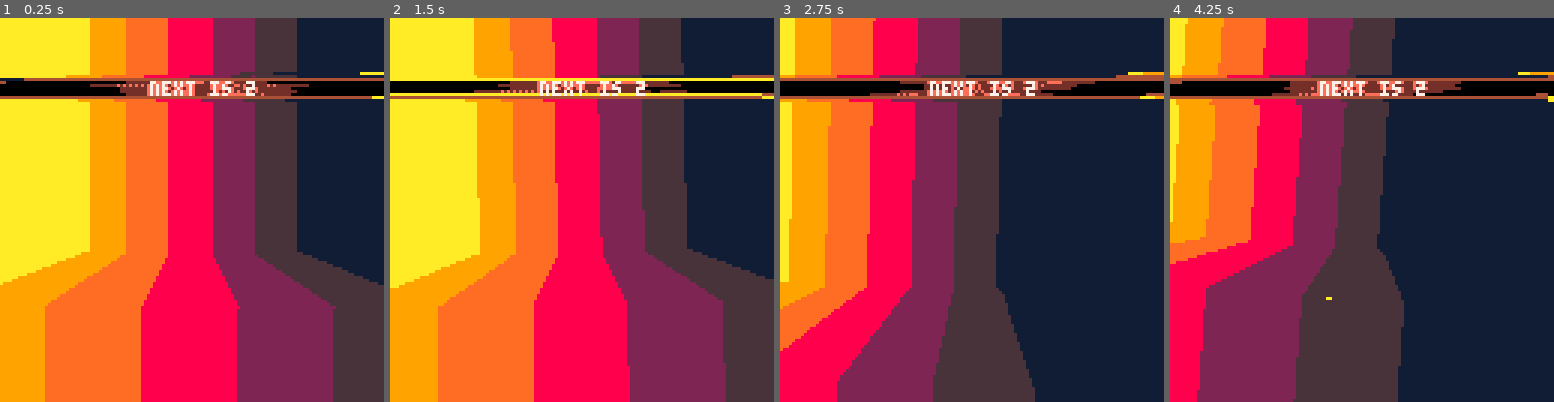
Above: before the commit, frames 1-4 (left to right).
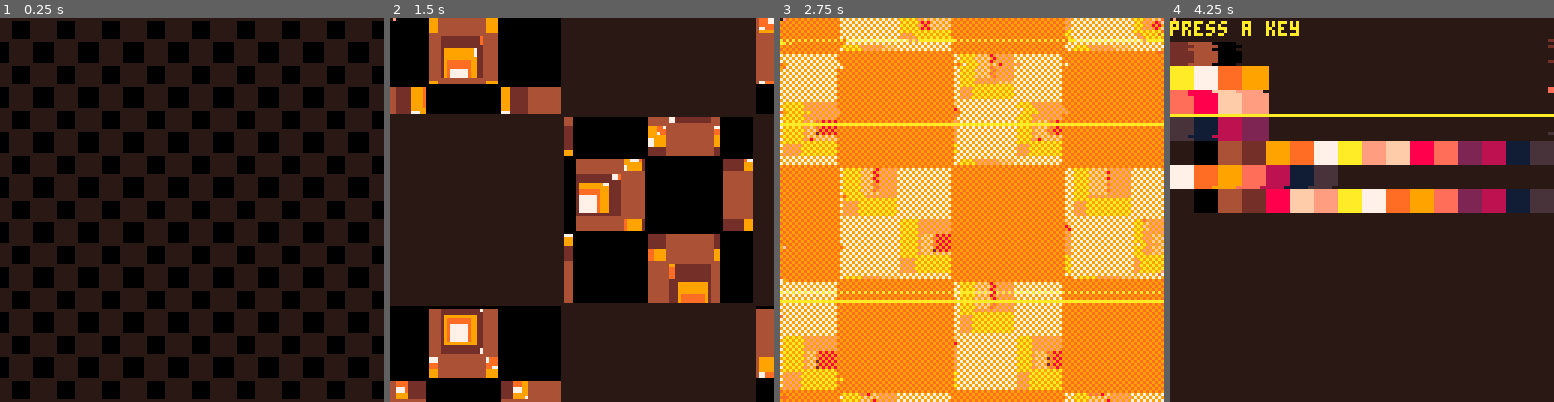
Above: after the commit, the same moments.

Repository: TheWing/Pico-Sketch
Game: PICO-8 cartridge gradient.p8
Same seed, same stepped clock (60 frames per second), same inputs: the game is played once before the commit and once after it.
Inputs:
- Up to frame 1 (0.25 s): no input
- Up to frame 2 (1.5 s): tap X (X key) at 0.33, 1.07 s; tap O (Z key) at 0.7 s
- Up to frame 3 (2.75 s): hold Right 1.6-2.1 s; tap O (Z key) at 1.7, 2.1, 2.5 s; tap X (X key) at 1.85 s; hold Up 2.15-2.42 s; hold Right from 2.47 s (still down)
- Up to frame 4 (4.25 s): tap O (Z key) every 0.4 s from 2.9 to 4.1 s; tap X (X key) at 2.97, 4.08 s; release Right at 3.03 s; hold Left 3.08-3.58 s; hold Down 3.63-3.97 s; hold Right from 4.02 s (still down)

The runs differ from the first frame. In frame 1, 99% of the frame differs, in the area x 0-100%, y 0-100%; in frame 2, 99%; in frame 3, 95%; in frame 4, 98%.

Commit message:
Update gradient.p8

Diff:
--- a/gradient.p8
+++ b/gradient.p8
@@ -3,11 +3,12 @@
 __lua__
 -- main
 
-mode=2
+
+mode=3
 text_x=50
 text_y=20
 text_i=1
-text_enabled=1
+text_enabled=0
 boom=0
 t=0
 t_c=0
@@ -34,15 +35,23 @@
 	b2={d=btn()>>>8,p=btnp()>>>8}
 	bt2={l=b2.d&0b1,r=(b2.d&0b10)>>1,u=(b2.d&0b100)>>2,d=(b2.d&0b1000)>>3,z=(b2.d&0b10000)>>4,v=(b2.d&0b100000)>>5}
 	bp2={l=b2.p&0b1,r=(b2.p&0b10)>>1,u=(b2.p&0b100)>>2,d=(b2.p&0b1000)>>3,z=(b2.p&0b10000)>>4,v=(b2.p&0b100000)>>5}
+	if mode!=2 then
+		if bp.l==1 then
+			prev_mode()
+		elseif bp.r==1 then
+			next_mode()
+		end
+		fill=(fill+bp.u-bp.d)%#fills
+	end
 	if mode==2 then
 		scene_update(frame)
-		scene.camera[1]+=(bt.r-bt.l)*0.2
-		scene.camera[2]+=(bt.u-bt.d)*0.2
-		scene.camera[3]+=(bt2.u-bt2.d)*0.2
-		scene.camera[7]+=(bt.z-bt.v)*0.002
-		scene.camera[6]+=(bt2.r-bt2.l)*0.002
-		scene.camera[5]+=(bt2.z-bt2.v)*0.002
-	elseif mode==3 or mode==4 then
+		scene.camera[1]+=(bt.r-bt.l)*0.1
+		scene.camera[2]+=(bt.u-bt.d)*0.1
+		scene.camera[3]+=(bt2.u-bt2.d)*0.1
+		scene.camera[7]+=(bt.z-bt.v)*0.001
+		scene.camera[6]+=(bt2.r-bt2.l)*0.001
+		scene.camera[5]+=(bt2.z-bt2.v)*0.001
+	elseif mode==3 or mode==4 or mode==5 then
 		foreach(t_l,update_tunnel)
 		if frame%16==0 then
 			new_tunnel(
@@ -57,20 +66,23 @@
 	end
 	boom=boom*0.8
 	frame+=1
-	mode=mode%5
+	mode=mode%6
 	text_i=text_i%#text_line
 end
 
 function _draw()
 	t=t+1
+	set_fillp()
 	if mode==1 then
 		draw_tiles()
 	elseif mode==2 then
-		cls(14)
-		rectfill(0,0,64,128,7)
-		draw_scene()
-	elseif mode==3 or mode==4 then
-		cls(t_c)
+		if t%2==0 then
+			rectfill(0,0,128,128,14)
+			rectfill(0,0,64,128,7)
+			draw_scene()
+		end
+	elseif mode==3 or mode==4 or mode==5 then
+		rectfill(0,0,128,128,t_c)
 		foreach(t_l,draw_tunnel)
 	else
 		draw_palette(0,8)
@@ -81,6 +93,7 @@
 	if boom>0 then
 		efu_smear(boom)
 	end
+	poke(0x6000,flr(t)*128)
 end
 
 
@@ -194,9 +207,20 @@
 
 function update_tunnel(t)
 	if t.d>0 then
-		t.z=t.z-0.1
+		t.z=t.z-0.2
 		t.x=t.x+(bt.l-bt.r)*0.02
 		t.y=t.y+(bt.u-bt.d)*0.02
+		if mode==5 then
+			if t.c%8==0 then
+				t.x=t.x+0.02
+			elseif t.c%8==2 then
+				t.y=t.y-0.02
+			elseif t.c%8==4 then
+				t.x=t.x-0.02
+			elseif t.c%8==6 then
+				t.y=t.y+0.02
+			end
+		end
 		if t.z<0.5 then
 			t.d=0
 		end
@@ -210,7 +234,7 @@
 	local d=scene.camera[4]
 	local f=(frame/4)%16
 	local ff=(frame/4)\16
-	if t.d==1 then
+	if t.d==1 or t.d==3 then
 		for x=-t.z\2-3,t.z\2+4 do
 			for y=-t.z\2-3,t.z\2+4 do
 				if (x+y)%2==1 then
@@ -218,6 +242,7 @@
 					dy=64+(t.y+y)*(d/t.z)
 					dx2=64+((t.x+x)+t.s)*(d/t.z)
 					dy2=64+((t.y+y)+t.s)*(d/t.z)
+					--rrectfill(dx,dy,t.s*(d/t.z),t.s*(d/t.z),0,t.c)
 					rectfill(dx,dy,dx2,dy2,t.c)
 				end
 			end
@@ -637,25 +662,25 @@
 	{-3, 20, 0},
 	{-5, 20, 0},--12
 
-	{ 5, 0,10},--13
-	{ 3, 0,10},
-	{ 1, 0,10},
-	{-1, 0,10},
-	{-3, 0,10},
-	{-5, 0,10},--18
-
-	{ 5,20,10},
-	{-5,20,10},
-
-	{ 5,-10,10},--21
-	{ 3,-10,10},
-	{ 1,-10,10},
-	{-1,-10,10},
-	{-3,-10,10},
-	{-5,-10,10},--26
-
-	{ 6,-10,10},--27
-	{-6,-10,10},
+	{ 5, 0,15},--13
+	{ 3, 0,15},
+	{ 1, 0,15},
+	{-1, 0,15},
+	{-3, 0,15},
+	{-5, 0,15},--18
+
+	{ 5,20,15},
+	{-5,20,15},
+
+	{ 5,-10,15},--21
+	{ 3,-10,15},
+	{ 1,-10,15},
+	{-1,-10,15},
+	{-3,-10,15},
+	{-5,-10,15},--26
+
+	{ 6,-10,15},--27
+	{-6,-10,15},
 }
 model.triangles = {
 -- v1 v2 v3  c  nil nil
@@ -755,6 +780,41 @@
 			r=0x7//rnd(0xf)\1
 			memset(0x6000+i*64,r|(r<<4),64)
 		end
+	end
+end
+
+function rrectfill(cx,cy,h,w,angle,c)
+	color(c)
+	local ca,sa=cos(angle),-sin(angle)
+	local ux,uy,vx,vy=ca*w>>1,sa*w>>1,-sa*h>>1,ca*h>>1
+	local v={
+		 ux+vx, uy+vy,
+		 ux-vx, uy-vy,
+		-ux-vx,-uy-vy,
+		-ux+vx,-uy+vy
+	}
+
+	local x0,y0,spans=cx+v[7],cy+v[8],{}
+	for i=1,8,2 do
+		local x1,y1=cx+v[i],cy+v[i+1]
+		local _x1,_y1=x1,y1
+		if(y0>y1) x0,y0,x1,y1=x1,y1,x0,y0
+		local dx=(x1-x0)/(y1-y0)
+		if(y0<0) x0-=y0*dx y0=-1
+		local cy0=y0\1+1
+		-- sub-pix shift
+		x0+=(cy0-y0)*dx
+		for y=y0\1+1,min(y1\1,127) do
+			-- open span?
+			local span=spans[y]
+			if span then
+				rectfill(x0,y,span,y)
+			else
+				spans[y]=x0
+			end
+			x0+=dx
+		end
+		x0,y0=_x1,_y1
 	end
 end
 -->8
@@ -791,6 +851,56 @@
 			r=0x7//rnd(0xf)\1
 			memset(0x6000+i*64,r|(r<<4),64)
 		end
+	end
+end
+-->8
+--fillp smears
+
+fills={
+{0b0000000000000000.1,
+ 0b0000000000000000.1},
+{0b1010010110100101.1,
+ 0b0101101001011010.1},
+{0b0011001111001100.1,
+ 0b0110011010011001.1,
+ 0b1100110000110011.1,
+ 0b1001100101100110.1},
+{0b0011001111001100.1,
+ 0b1001100101100110.1,
+ 0b1100110000110011.1,
+ 0b0110011010011001.1},
+{0b1111000011110000.1,
+ 0b0000111100001111.1},
+{0b1111000000000000.1,
+ 0b0000111100000000.1,
+ 0b0000000011110000.1,
+ 0b0000000000001111.1},
+{0b1010101010101010.1,
+ 0b0101010101010101.1},
+{0b1010000010100000.1,
+ 0b0000010100000101.1},
+{0b0000010000000000.1,
+ 0b0100000000000000.1,
+ 0b0000000001000000.1,
+ 0b0000000010000000.1,
+ 0b0000000000000100.1,
+ 0b0000001000000000.1,
+ 0b0001000000000000.1,
+ 0b1000000000000000.1,
+ 0b0000000000010000.1,
+ 0b0000010000000000.1,
+ 0b0000000000000010.1,
+ 0b0010000000000000.1,
+ 0b0000000100000000.1,
+ 0b0000000000100000.1,
+ 0b0000000000000001.1,
+ 0b0000000000001000.1,}
+}
+fill=0
+
+function set_fillp()
+	if peek2(0x5f31)+peek(0x5f33)/2!=fills[fill+1] then
+		fillp(fills[fill+1][t%(#fills[fill+1])+1])
 	end
 end
 
Not shown, changed: 128 lines of the sprite sheet (__gfx__) section of gradient.p8
